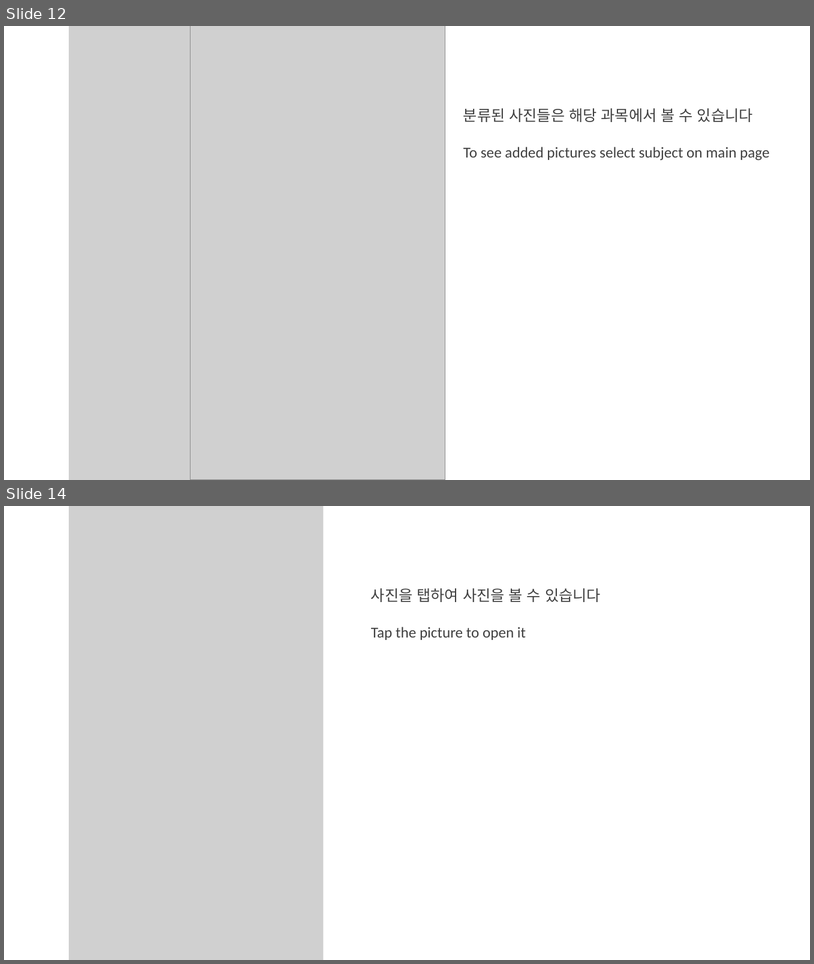
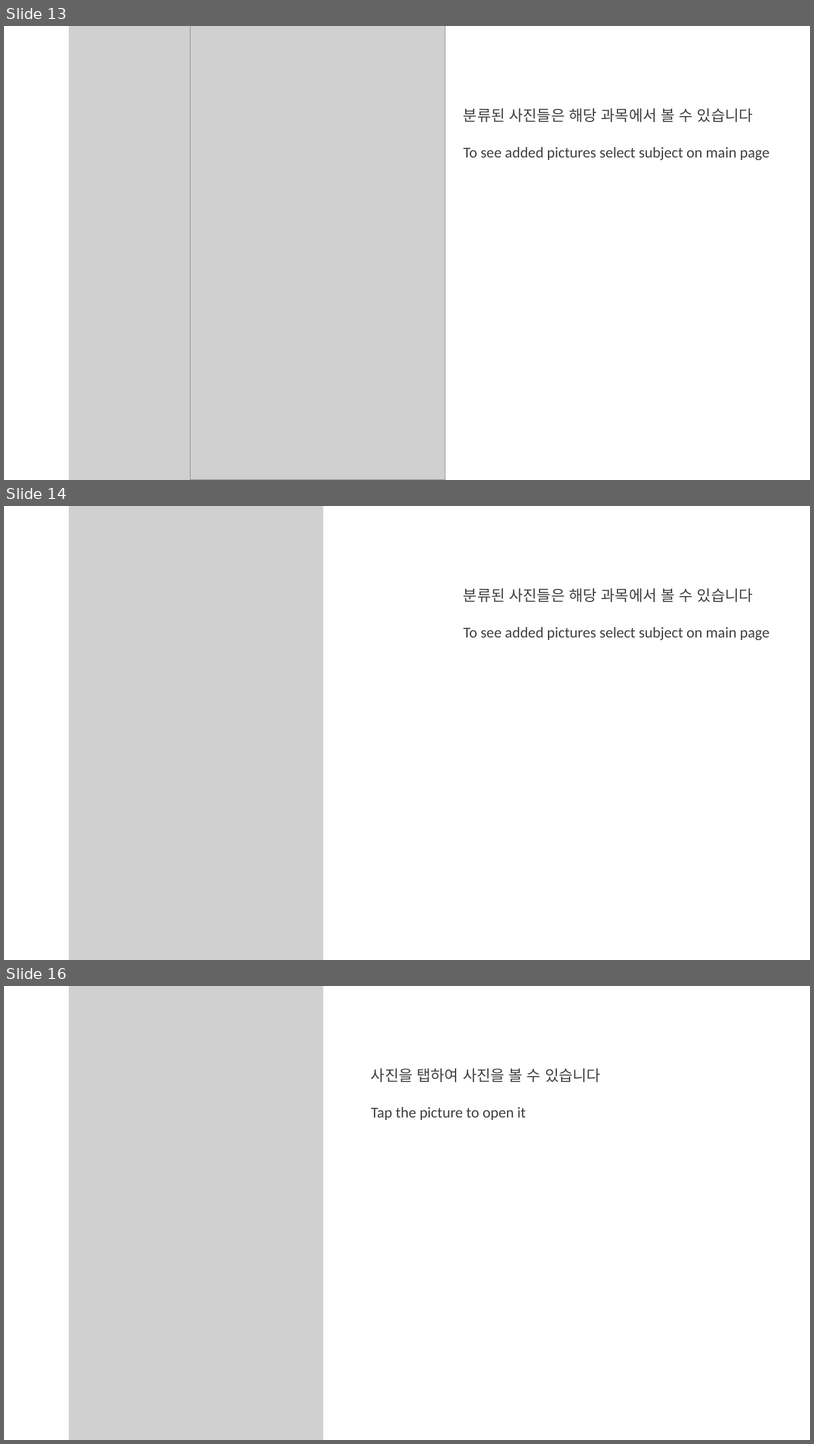
Before and after one commit to chowder985/SchoolCapture, a slide deck: User manual/User manual.pptx. Shown one above the other, each under a label of ours: slides 12 and 14 before the commit, slides 13, 14 and 16 after it; the slides between them are not shown. The pictures are 814x964 and 814x1444 pixels, drawn with LibreOffice and Linux fonts; fonts in the diff are those of the drawing; grey boxes stand for pictures. Boxes give left, top, right and bottom in pixels: in the first picture for what was removed or moved away, otherwise in the second. Text is boxed around its words. In the diff, an @@ line names an element or a change of style, - is before the commit and + after.

```diff
--- a/User manual/User manual.pptx
+++ b/User manual/User manual.pptx
@@ slide 14 added at bbox=[4, 506, 810, 960], background #FFFFFF @@
@@ picture added at bbox=[69, 506, 323, 960] @@
@@ text added at bbox=[464, 588, 770, 640], 18 pt, text #404040 @@
+분류된 사진들은 해당 과목에서 볼 수 있습니다
+To see added pictures select subject on main page
@@ what was slide 12 is now slide 13 @@
@@ what was slide 14 is now slide 16 @@
```
Also in this commit, not shown: 6 slides changed, 1 other slide added.
